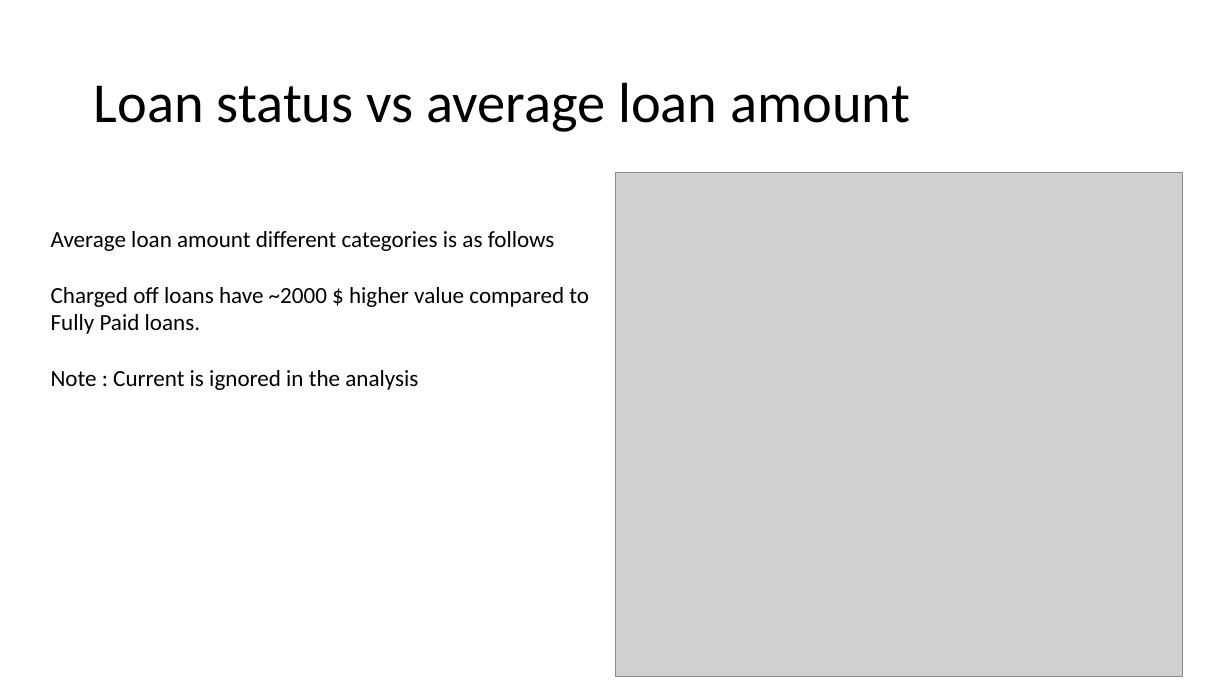
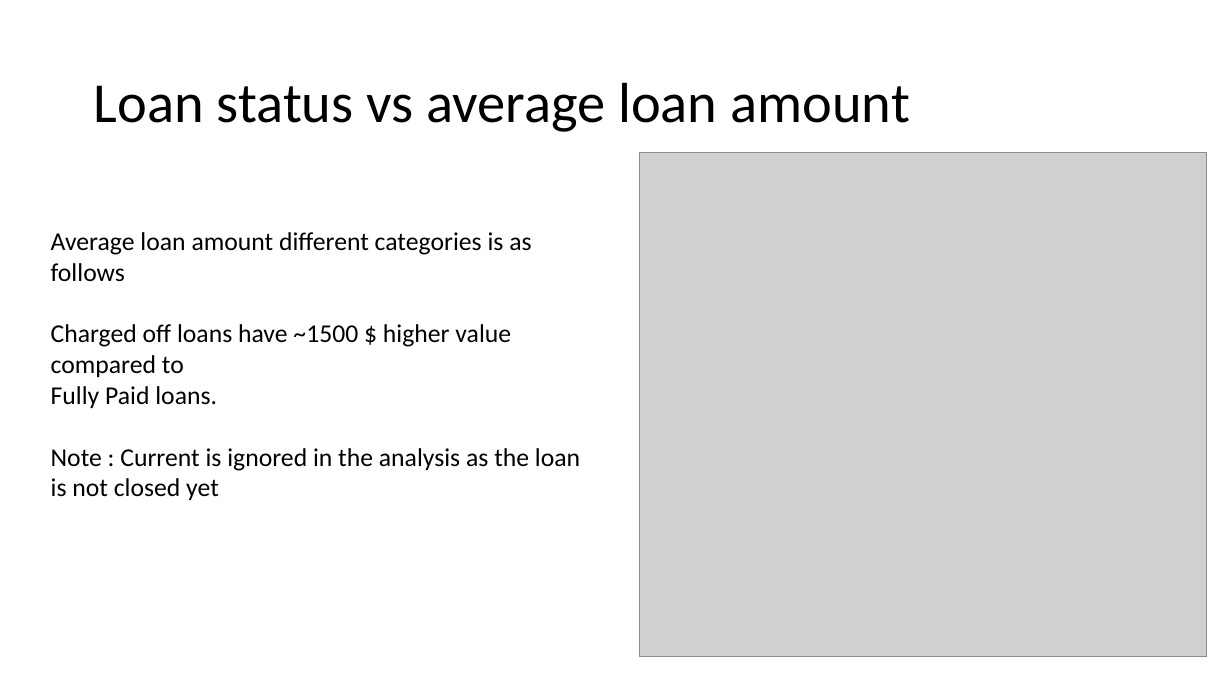
Before and after one commit to maheshh22/LendingClub, a slide deck: slide 6 of LendingCaseStudy.pptx (slide 3 before the commit). Drawn at 1232x693 pixels with LibreOffice and Linux fonts; fonts in the diff are those of the drawing; grey boxes stand for pictures. Boxes give left, top, right and bottom in pixels: in the first picture for what was removed or moved away, otherwise in the second. Text is boxed around its words. In the diff, an @@ line names an element or a change of style, - is before the commit and + after.

Commit message:
Add files via upload
Updated information based on further analysis.
Structured the presentation with problem statement, analysis and final summary.

```diff
--- a/LendingCaseStudy.pptx
+++ b/LendingCaseStudy.pptx
@@ picture: place and size @@
-picture at [616,173,1184,677]
+picture at [640,152,1207,656]
@@ text at [51,232,531,408]: size 18 to 20 pt in "Average loan amount different categories is as ...", "Fully Paid loans." @@
@@ text at [51,324,511,377]: text changed; size 18 to 20 pt @@
-Charged off loans have ~2000 $ higher value compared to
+Charged off loans have ~1500 $ higher value compared to
@@ text at [51,448,580,500]: text changed; size 18 to 20 pt @@
-Note : Current is ignored in the analysis
+Note : Current is ignored in the analysis as the loan is not closed yet
```
Also in this commit, not shown: 5 other slides changed, 8 slides added, 2 slides removed.
